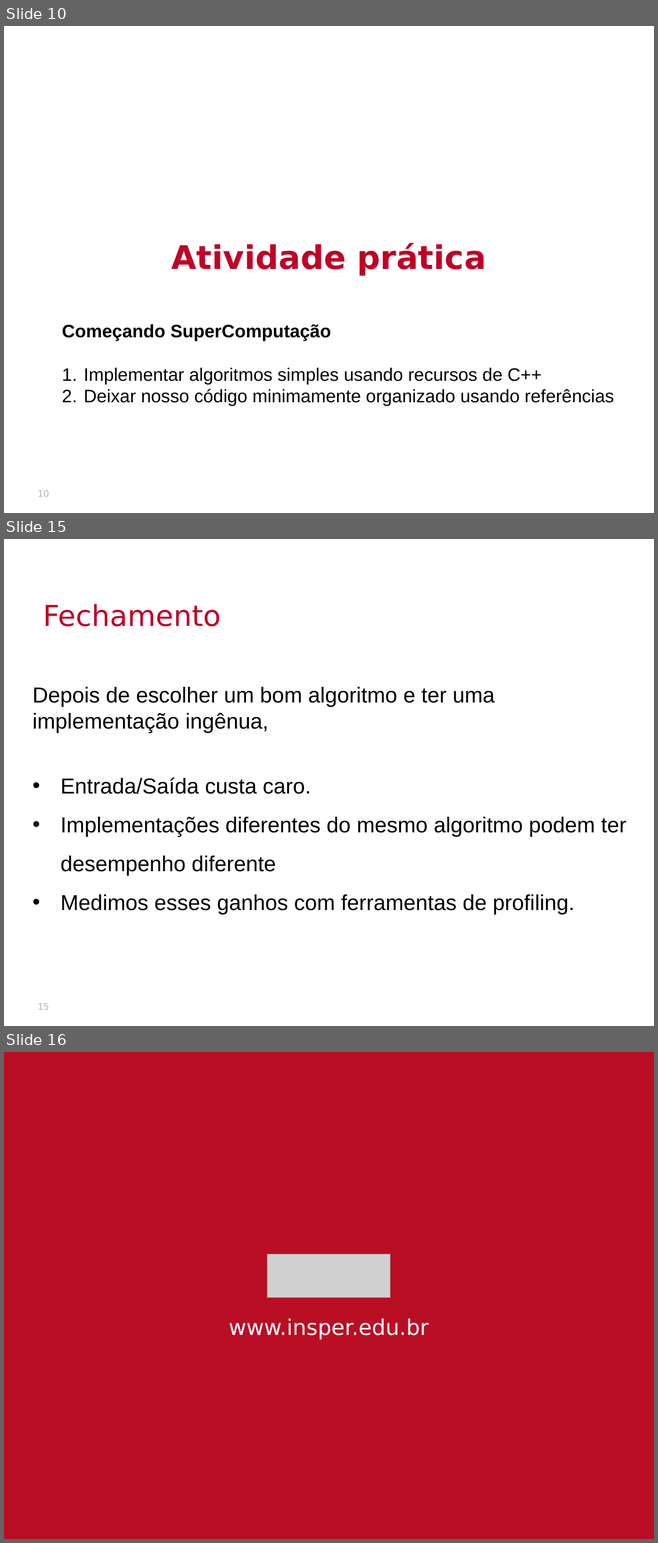
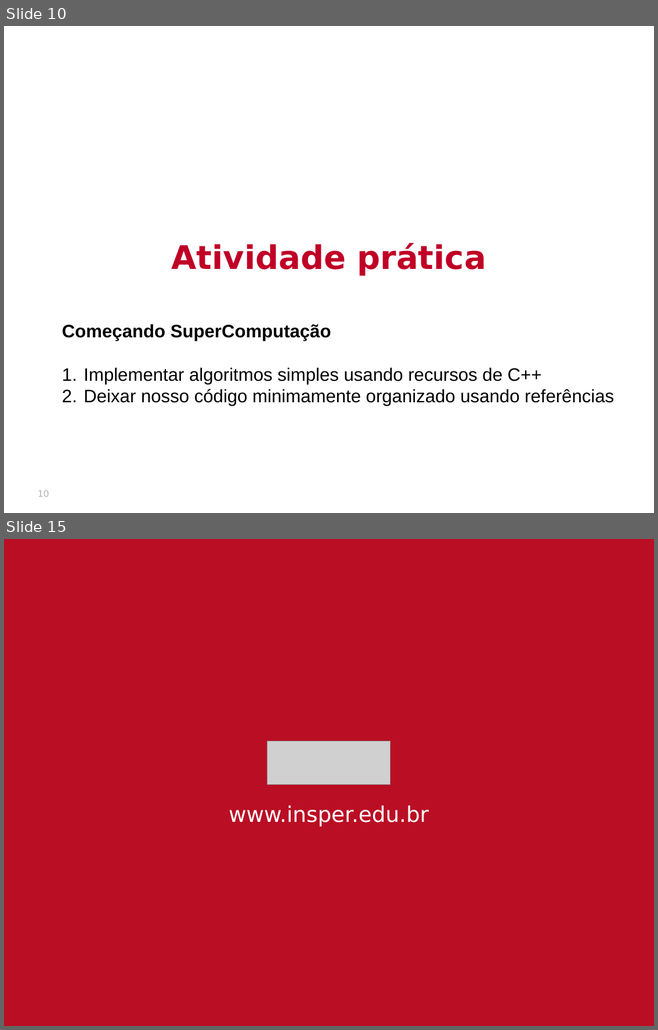
Before and after one commit to thalials/supercomp, a slide deck: aulas/02-desempenho/slides.pptx. Shown one above the other, each under a label of ours: slides 10, 15 and 16 before the commit, slides 10 and 15 after it; the slides between them are not shown. The pictures are 658x1543 and 658x1030 pixels, drawn with LibreOffice and Linux fonts; fonts in the diff are those of the drawing; grey boxes stand for pictures; background and template pictures are left out. Boxes give left, top, right and bottom in pixels: in the first picture for what was removed or moved away, otherwise in the second. Text is boxed around its words. In the diff, an @@ line names an element or a change of style, - is before the commit and + after.

```diff
--- a/aulas/02-desempenho/slides.pptx
+++ b/aulas/02-desempenho/slides.pptx
@@ slide 15 removed at (4, 539, 654, 1026), background picture (left out) @@
@@ text removed at (43, 604, 221, 627) @@
-Fechamento
@@ text removed at (32, 687, 626, 915) @@
-Depois de escolher um bom algoritmo e ter uma implementação ingênua,
-• Entrada/Saída custa caro.
-• Implementações diferentes do mesmo algoritmo podem ter desempenho diferente
-• Medimos esses ganhos com ferramentas de profiling.
@@ page number removed at (38, 1004, 49, 1010) @@
-15
@@ what was slide 16 is now slide 15 @@
```
Also in this commit, not shown: 1 slide changed, 4 slides added, 4 other slides removed, 14 other files.
